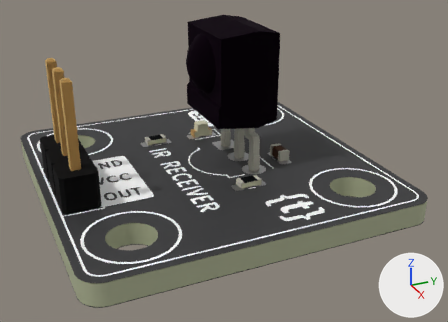
A saved change to the glTF model assets/img/kit/s12.glb.
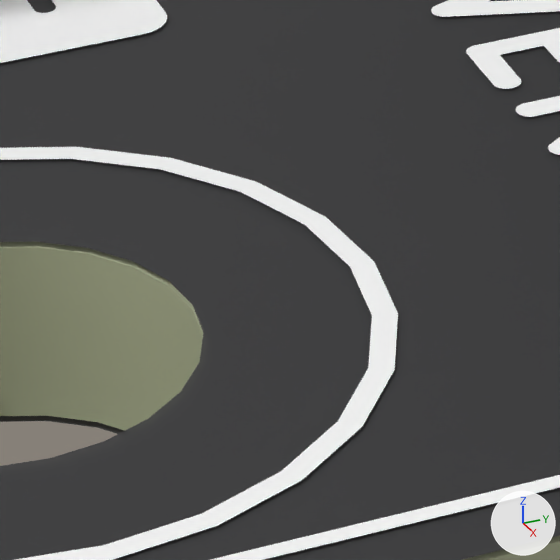
The first picture shows the older version from a 50 mm camera at (0.1518, -0.1282, 0.0213) aimed at (0.1139, -0.1111, 0.0023). The close-ups show the older and then the newer version on the part from 30% to 45% of the width and 60% to 81% of the height of that picture. Only the edits that show in the close-ups are written down. Arrows for +X, +Y and +Z are at lower right; the lights stay in place. Where no turn or scale is listed for an object, it has been applied to the vertices. Vertices at exactly the same position are counted once.

Names of what the first close-up shows: '=>[0:1:1:10]', '=>[0:1:1:11]', '=>[0:1:1:12]', '=>[0:1:1:8]'.
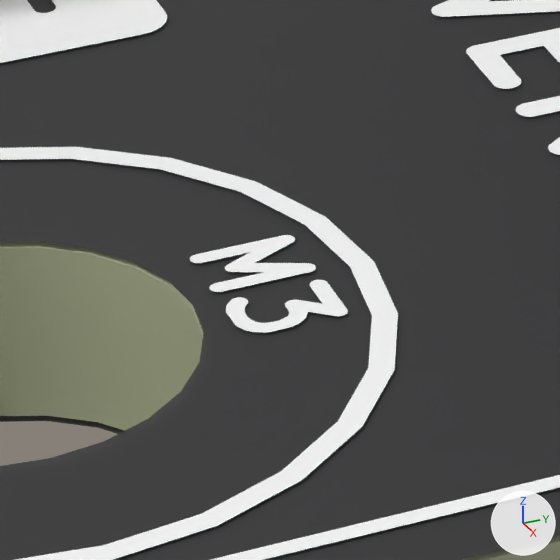
What differs and where, as boxes [x1, y1, x2, y2] in the close-ups (560 x 560 px):
part 1 of me_ir_receiver_silkscreen, added
    after: [226, 280, 348, 333]
part 2 of me_ir_receiver_silkscreen, added
    after: [190, 235, 316, 292]

What the commit changed:
me_ir_receiver_silkscreen is used by ob_0_1_1_8; location (0.0, 0.0, 0.0).
me_ir_receiver_silkscreen had 2002 vertices, 1984 faces and spanned x 0.1005..0.1235, y -0.1235..-0.1005, z 0.0016.
me_ir_receiver_silkscreen now has 2562 vertices, 2528 faces and spans x 0.1005..0.1235, y -0.1235..-0.1005, z 0.0016.
me_ir_receiver_silkscreen part 1: a new loose piece of 75 vertices spanning x 0.1201..0.1207, y -0.1182..-0.1174, z 0.0016, in mat_mat_9 (white #fbfbfb).
me_ir_receiver_silkscreen part 2: a new loose piece of 65 vertices spanning x 0.1193..0.12, y -0.1182..-0.1174, z 0.0016, in mat_mat_9 (white #fbfbfb).
Other edits to the shape of me_ir_receiver_silkscreen do not show in these pictures.
